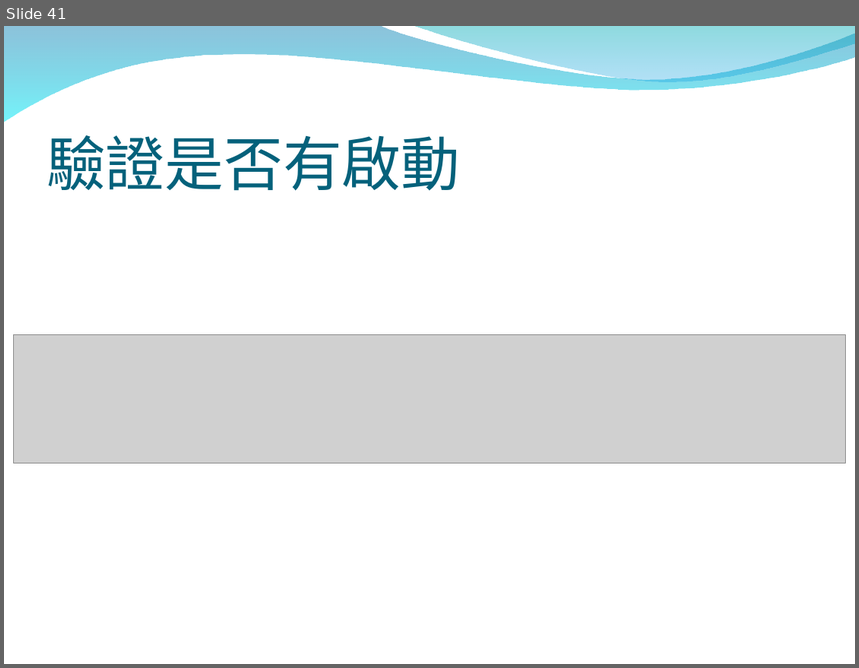
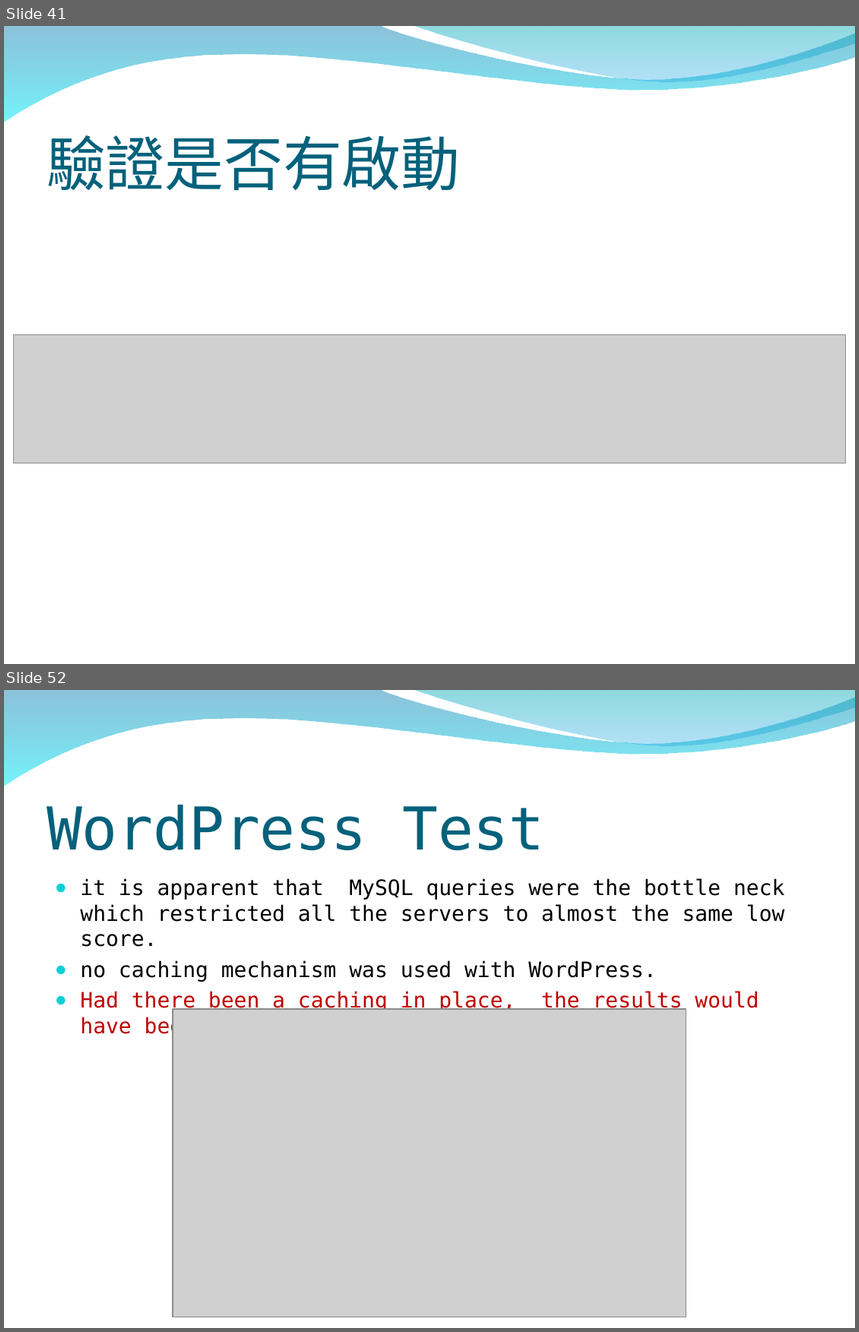
Before and after one commit to peter279k/regular_meeting, a slide deck: Proot.ppt. Shown one above the other, each under a label of ours: slide 41 before the commit, slides 41 and 52 after it; the slides between them are not shown. The pictures are 859x668 and 859x1332 pixels, drawn with LibreOffice and Linux fonts; fonts in the diff are those of the drawing; grey boxes stand for pictures; background and template pictures are left out. Boxes give left, top, right and bottom in pixels: in the first picture for what was removed or moved away, otherwise in the second. Text is boxed around its words. In the diff, an @@ line names an element or a change of style, - is before the commit and + after.

Commit message:
add execute command method and http server with PHP application benchmark

```diff
--- a/Proot.ppt
+++ b/Proot.ppt
@@ slide 52 added at (4,690,855,1328), background picture (left out); not listed: 2 template elements that a slide beside it also shows @@
@@ title added at (47,805,544,850), 50 pt, text #04617B @@
+WordPress Test
@@ text added at (80,878,785,1039), 18 pt, text #000000 @@
+● it is apparent that MySQL queries were the bottle neck which restricted all the servers to almost the same low score.
+● no caching mechanism was used with WordPress.
+● Had there been a caching in place, the results would have been similar to the Static Image Test.
@@ picture added at (173,1009,686,1317) @@
```
Also in this commit, not shown: 2 slides changed, 22 other slides added.
